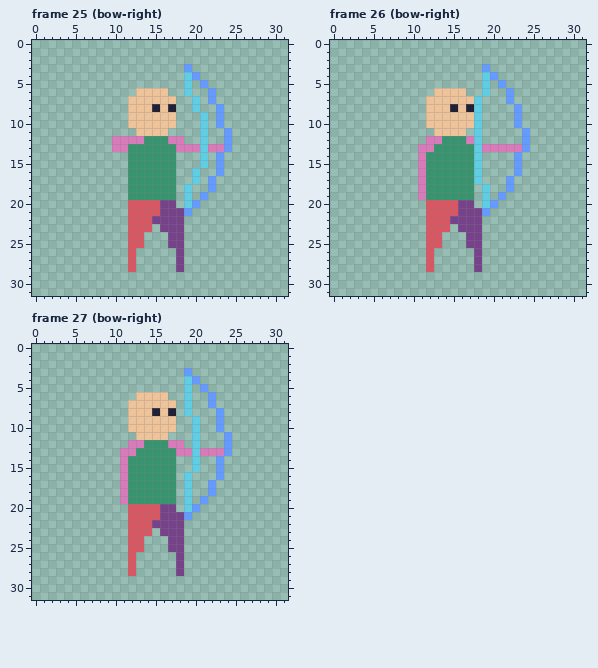
Two versions of one pixel-art file, testgame/www/assets/spritesheets/pawn.aseprite. Above, as it was before the edit.
32x32 pixels, 32 frames. Shown: frame 25 (bow-right), frame 26 (bow-right), frame 27 (bow-right). The commit also changed other frames, which this record leaves out.
After the commit:
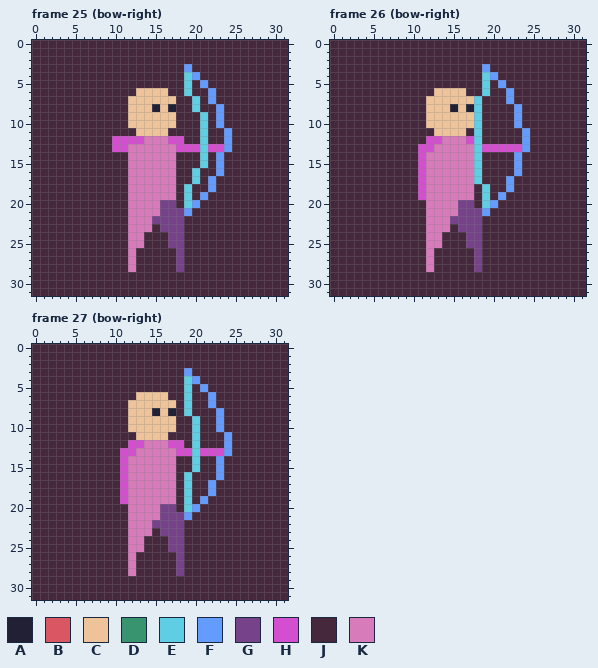
Palette (. is transparent): A #222034  B #d95763  C #eec39a  D #37946e  E #5fcde4  F #639bff  G #76428a  H #d44fcf  J #45283c  K #d77bba
Commit: add bow-down animation
From old to new:
layer "Layer 1" now shown
--- frame 25 (bow-right), layers "Bow", "Layer 2", "Layer 1"
@@ x 0..31 @@
- 0 ................................
- 1 ................................
- 2 ................................
- 3 ...................F............
- 4 ...................EF...........
- 5 ...................E.F..........
- 6 .............CCCC..E..F.........
- 7 ............CCCCCC..E.F.........
- 8 ............CCCACA..E..F........
- 9 ............CCCCCC...E.F........
-10 ............CCCCCC...E.F........
-11 .............CCCC....E..F.......
-12 ..........KKKKDDDKK..E..F.......
-13 ..........KKDDDDDDKKKEKKF.......
-14 ............DDDDDD...E.F........
-15 ............DDDDDD...E.F........
-16 ............DDDDDD..E..F........
-17 ............DDDDDD..E.F.........
-18 ............DDDDDD.E..F.........
-19 ............DDDDDD.E.F..........
-20 ............BBBBGG.EF...........
-21 ............BBBBGGGF............
-22 ............BBBGGGG.............
-23 ............BBB.GGG.............
-24 ............BB...GG.............
-25 ............BB...GG.............
-26 ............B.....G.............
-27 ............B.....G.............
-28 ............B.....G.............
-29 ................................
-30 ................................
-31 ................................
+ 0 JJJJJJJJJJJJJJJJJJJJJJJJJJJJJJJJ
+ 1 JJJJJJJJJJJJJJJJJJJJJJJJJJJJJJJJ
+ 2 JJJJJJJJJJJJJJJJJJJJJJJJJJJJJJJJ
+ 3 JJJJJJJJJJJJJJJJJJJFJJJJJJJJJJJJ
+ 4 JJJJJJJJJJJJJJJJJJJEFJJJJJJJJJJJ
+ 5 JJJJJJJJJJJJJJJJJJJEJFJJJJJJJJJJ
+ 6 JJJJJJJJJJJJJCCCCJJEJJFJJJJJJJJJ
+ 7 JJJJJJJJJJJJCCCCCCJJEJFJJJJJJJJJ
+ 8 JJJJJJJJJJJJCCCACAJJEJJFJJJJJJJJ
+ 9 JJJJJJJJJJJJCCCCCCJJJEJFJJJJJJJJ
+10 JJJJJJJJJJJJCCCCCCJJJEJFJJJJJJJJ
+11 JJJJJJJJJJJJJCCCCJJJJEJJFJJJJJJJ
+12 JJJJJJJJJJHHHHKKKHHJJEJJFJJJJJJJ
+13 JJJJJJJJJJHHKKKKKKHHHEHHFJJJJJJJ
+14 JJJJJJJJJJJJKKKKKKJJJEJFJJJJJJJJ
+15 JJJJJJJJJJJJKKKKKKJJJEJFJJJJJJJJ
+16 JJJJJJJJJJJJKKKKKKJJEJJFJJJJJJJJ
+17 JJJJJJJJJJJJKKKKKKJJEJFJJJJJJJJJ
+18 JJJJJJJJJJJJKKKKKKJEJJFJJJJJJJJJ
+19 JJJJJJJJJJJJKKKKKKJEJFJJJJJJJJJJ
+20 JJJJJJJJJJJJKKKKGGJEFJJJJJJJJJJJ
+21 JJJJJJJJJJJJKKKKGGGFJJJJJJJJJJJJ
+22 JJJJJJJJJJJJKKKGGGGJJJJJJJJJJJJJ
+23 JJJJJJJJJJJJKKKJGGGJJJJJJJJJJJJJ
+24 JJJJJJJJJJJJKKJJJGGJJJJJJJJJJJJJ
+25 JJJJJJJJJJJJKKJJJGGJJJJJJJJJJJJJ
+26 JJJJJJJJJJJJKJJJJJGJJJJJJJJJJJJJ
+27 JJJJJJJJJJJJKJJJJJGJJJJJJJJJJJJJ
+28 JJJJJJJJJJJJKJJJJJGJJJJJJJJJJJJJ
+29 JJJJJJJJJJJJJJJJJJJJJJJJJJJJJJJJ
+30 JJJJJJJJJJJJJJJJJJJJJJJJJJJJJJJJ
+31 JJJJJJJJJJJJJJJJJJJJJJJJJJJJJJJJ
--- frame 26 (bow-right), layers "Bow", "Layer 2", "Layer 1"
@@ x 0..31 @@
- 0 ................................
- 1 ................................
- 2 ................................
- 3 ...................F............
- 4 ...................EF...........
- 5 ...................E.F..........
- 6 .............CCCC..E..F.........
- 7 ............CCCCCCE...F.........
- 8 ............CCCACAE....F........
- 9 ............CCCCCCE....F........
-10 ............CCCCCCE....F........
-11 .............CCCC.E.....F.......
-12 ............KKDDDKE.....F.......
-13 ...........KKDDDDDEKKKKKF.......
-14 ...........KDDDDDDE....F........
-15 ...........KDDDDDDE....F........
-16 ...........KDDDDDDE....F........
-17 ...........KDDDDDDE...F.........
-18 ...........KDDDDDD.E..F.........
-19 ...........KDDDDDD.E.F..........
-20 ............BBBBGG.EF...........
-21 ............BBBBGGGF............
-22 ............BBBGGGG.............
-23 ............BBB.GGG.............
-24 ............BB...GG.............
-25 ............BB...GG.............
-26 ............B.....G.............
-27 ............B.....G.............
-28 ............B.....G.............
-29 ................................
-30 ................................
-31 ................................
+ 0 JJJJJJJJJJJJJJJJJJJJJJJJJJJJJJJJ
+ 1 JJJJJJJJJJJJJJJJJJJJJJJJJJJJJJJJ
+ 2 JJJJJJJJJJJJJJJJJJJJJJJJJJJJJJJJ
+ 3 JJJJJJJJJJJJJJJJJJJFJJJJJJJJJJJJ
+ 4 JJJJJJJJJJJJJJJJJJJEFJJJJJJJJJJJ
+ 5 JJJJJJJJJJJJJJJJJJJEJFJJJJJJJJJJ
+ 6 JJJJJJJJJJJJJCCCCJJEJJFJJJJJJJJJ
+ 7 JJJJJJJJJJJJCCCCCCEJJJFJJJJJJJJJ
+ 8 JJJJJJJJJJJJCCCACAEJJJJFJJJJJJJJ
+ 9 JJJJJJJJJJJJCCCCCCEJJJJFJJJJJJJJ
+10 JJJJJJJJJJJJCCCCCCEJJJJFJJJJJJJJ
+11 JJJJJJJJJJJJJCCCCJEJJJJJFJJJJJJJ
+12 JJJJJJJJJJJJHHKKKHEJJJJJFJJJJJJJ
+13 JJJJJJJJJJJHHKKKKKEHHHHHFJJJJJJJ
+14 JJJJJJJJJJJHKKKKKKEJJJJFJJJJJJJJ
+15 JJJJJJJJJJJHKKKKKKEJJJJFJJJJJJJJ
+16 JJJJJJJJJJJHKKKKKKEJJJJFJJJJJJJJ
+17 JJJJJJJJJJJHKKKKKKEJJJFJJJJJJJJJ
+18 JJJJJJJJJJJHKKKKKKJEJJFJJJJJJJJJ
+19 JJJJJJJJJJJHKKKKKKJEJFJJJJJJJJJJ
+20 JJJJJJJJJJJJKKKKGGJEFJJJJJJJJJJJ
+21 JJJJJJJJJJJJKKKKGGGFJJJJJJJJJJJJ
+22 JJJJJJJJJJJJKKKGGGGJJJJJJJJJJJJJ
+23 JJJJJJJJJJJJKKKJGGGJJJJJJJJJJJJJ
+24 JJJJJJJJJJJJKKJJJGGJJJJJJJJJJJJJ
+25 JJJJJJJJJJJJKKJJJGGJJJJJJJJJJJJJ
+26 JJJJJJJJJJJJKJJJJJGJJJJJJJJJJJJJ
+27 JJJJJJJJJJJJKJJJJJGJJJJJJJJJJJJJ
+28 JJJJJJJJJJJJKJJJJJGJJJJJJJJJJJJJ
+29 JJJJJJJJJJJJJJJJJJJJJJJJJJJJJJJJ
+30 JJJJJJJJJJJJJJJJJJJJJJJJJJJJJJJJ
+31 JJJJJJJJJJJJJJJJJJJJJJJJJJJJJJJJ
--- frame 27 (bow-right), layers "Layer 2", "Layer 1"
@@ x 0..31 @@
- 0 ................................
- 1 ................................
- 2 ................................
- 3 ...................F............
- 4 ...................EF...........
- 5 ...................E.F..........
- 6 .............CCCC..E..F.........
- 7 ............CCCCCC.E..F.........
- 8 ............CCCACA.E...F........
- 9 ............CCCCCC..E..F........
-10 ............CCCCCC..E..F........
-11 .............CCCC...E...F.......
-12 ............KKDDDKK.E...F.......
-13 ...........KKDDDDDKKEKKKF.......
-14 ...........KDDDDDD..E..F........
-15 ...........KDDDDDD..E..F........
-16 ...........KDDDDDD.E...F........
-17 ...........KDDDDDD.E..F.........
-18 ...........KDDDDDD.E..F.........
-19 ...........KDDDDDD.E.F..........
-20 ............BBBBGG.EF...........
-21 ............BBBBGGGF............
-22 ............BBBGGGG.............
-23 ............BBB.GGG.............
-24 ............BB...GG.............
-25 ............BB...GG.............
-26 ............B.....G.............
-27 ............B.....G.............
-28 ............B.....G.............
-29 ................................
-30 ................................
-31 ................................
+ 0 JJJJJJJJJJJJJJJJJJJJJJJJJJJJJJJJ
+ 1 JJJJJJJJJJJJJJJJJJJJJJJJJJJJJJJJ
+ 2 JJJJJJJJJJJJJJJJJJJJJJJJJJJJJJJJ
+ 3 JJJJJJJJJJJJJJJJJJJFJJJJJJJJJJJJ
+ 4 JJJJJJJJJJJJJJJJJJJEFJJJJJJJJJJJ
+ 5 JJJJJJJJJJJJJJJJJJJEJFJJJJJJJJJJ
+ 6 JJJJJJJJJJJJJCCCCJJEJJFJJJJJJJJJ
+ 7 JJJJJJJJJJJJCCCCCCJEJJFJJJJJJJJJ
+ 8 JJJJJJJJJJJJCCCACAJEJJJFJJJJJJJJ
+ 9 JJJJJJJJJJJJCCCCCCJJEJJFJJJJJJJJ
+10 JJJJJJJJJJJJCCCCCCJJEJJFJJJJJJJJ
+11 JJJJJJJJJJJJJCCCCJJJEJJJFJJJJJJJ
+12 JJJJJJJJJJJJHHKKKHHJEJJJFJJJJJJJ
+13 JJJJJJJJJJJHHKKKKKHHEHHHFJJJJJJJ
+14 JJJJJJJJJJJHKKKKKKJJEJJFJJJJJJJJ
+15 JJJJJJJJJJJHKKKKKKJJEJJFJJJJJJJJ
+16 JJJJJJJJJJJHKKKKKKJEJJJFJJJJJJJJ
+17 JJJJJJJJJJJHKKKKKKJEJJFJJJJJJJJJ
+18 JJJJJJJJJJJHKKKKKKJEJJFJJJJJJJJJ
+19 JJJJJJJJJJJHKKKKKKJEJFJJJJJJJJJJ
+20 JJJJJJJJJJJJKKKKGGJEFJJJJJJJJJJJ
+21 JJJJJJJJJJJJKKKKGGGFJJJJJJJJJJJJ
+22 JJJJJJJJJJJJKKKGGGGJJJJJJJJJJJJJ
+23 JJJJJJJJJJJJKKKJGGGJJJJJJJJJJJJJ
+24 JJJJJJJJJJJJKKJJJGGJJJJJJJJJJJJJ
+25 JJJJJJJJJJJJKKJJJGGJJJJJJJJJJJJJ
+26 JJJJJJJJJJJJKJJJJJGJJJJJJJJJJJJJ
+27 JJJJJJJJJJJJKJJJJJGJJJJJJJJJJJJJ
+28 JJJJJJJJJJJJKJJJJJGJJJJJJJJJJJJJ
+29 JJJJJJJJJJJJJJJJJJJJJJJJJJJJJJJJ
+30 JJJJJJJJJJJJJJJJJJJJJJJJJJJJJJJJ
+31 JJJJJJJJJJJJJJJJJJJJJJJJJJJJJJJJ
Where, in picture pixels (left, top, right, bottom), the same in both pictures:
changed: (32, 40, 288, 296)
changed: (330, 40, 586, 296)
changed: (32, 344, 288, 600)
